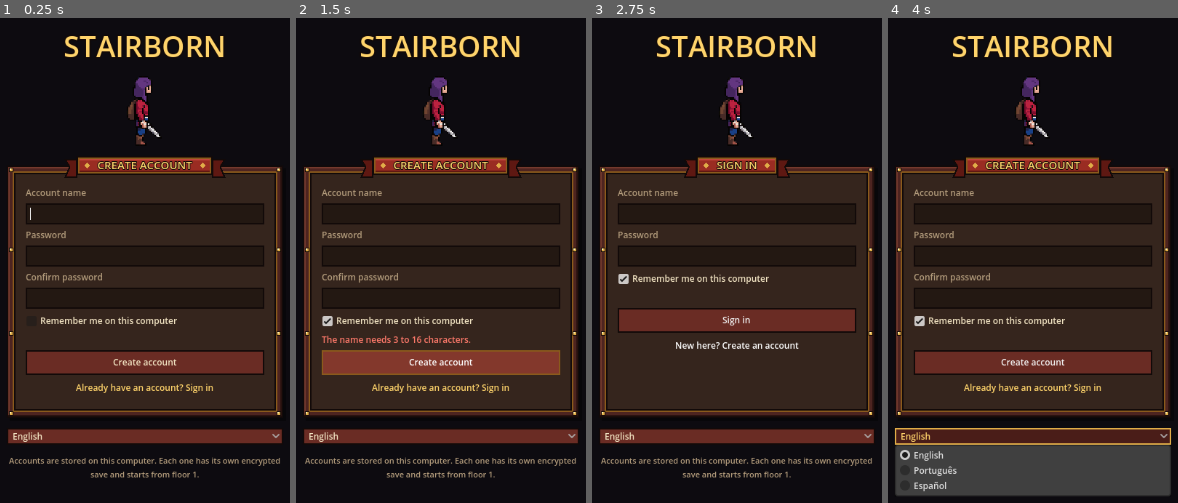
Above: before the commit, frames 1-4 (left to right).
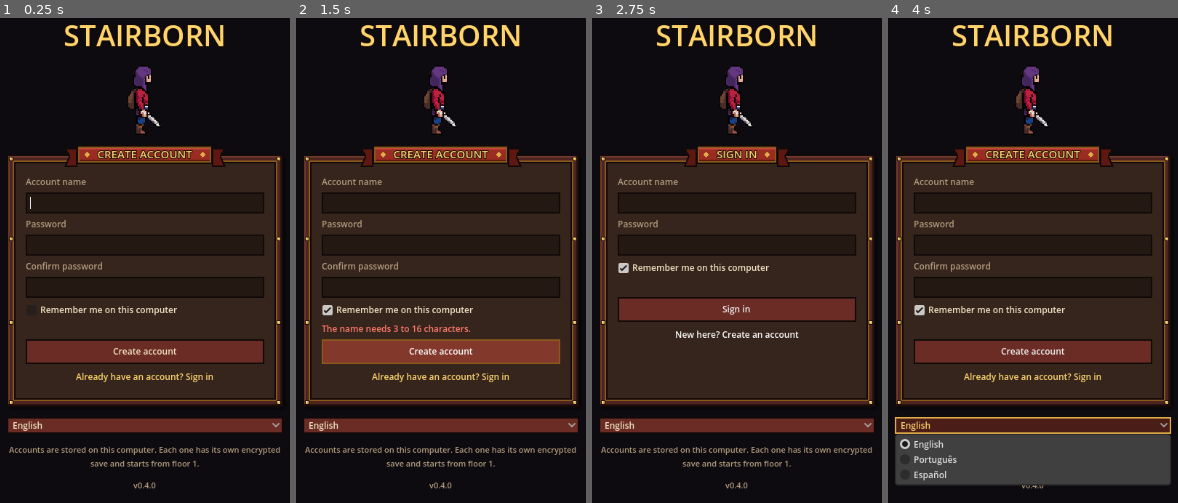
Above: after the commit, the same moments.

Repository: B4dCtrl/NEAT
Game: Godot game, scene res://scenes/main.tscn
The game is run twice, just before and just after one commit, with the same random seed, the same clock (stepped at 60 frames per second) and the same inputs.
Inputs:
- Up to frame 1 (0.25 s): no input
- Up to frame 2 (1.5 s): click "Remember me on this computer" at 0.5 s; click "Create account" at 1.25 s
- Up to frame 3 (2.75 s): click "Already have an account? Sign…" at 2 s
- Up to frame 4 (4 s): click "New here? Create an account" at 2.75 s; click "English" at 3.5 s

The runs differ from the first frame. In frame 1, 23% of the frame differs, in the area x 2-98%, y 1-98%; in frame 2, 24%; in frame 3, 22%; in frame 4, 25%, in the area x 2-98%, y 1-99%.

Commit message:
Faster early game, Steam identity and launch checklist
- Walk time eases from 6s per floor to the full 22s by floor 60, so the
  first two hours (the Steam refund window) show the whole loop; the
  balance report now samples the first minutes and equips gear like a
  player would
- On Steam the Steam account is the identity (no password screen); typed
  names can never collide with it; same Steam id gives the same save key
  on every PC for Steam Cloud
- docs/STEAM_LAUNCH.md: store rules, capsule sizes, done vs blocked, the
  decisions that belong to the owner
- Version 0.4.0, shown on the login screen

Co-Authored-By: Claude Sonnet 5.5 <noreply@anthropic.com>
Claude-Session: https://claude.ai/code/session_011tL4kMuabpwphMLcc2tf4B

Diff:
--- a/infinite_tower/core/accounts.gd
+++ b/infinite_tower/core/accounts.gd
@@ -107,7 +107,7 @@
 ## True when the password matches.
 static func verify(user: String, password: String) -> bool:
 	var rec: Dictionary = _load()["users"].get(normalize(user), {})
-	if rec.is_empty():
+	if rec.is_empty() or rec.has("external"):
 		return false
 	return _derive(password, rec["salt"]) == rec["hash"]
 
@@ -158,6 +158,38 @@
 	if r.has("user") and r.has("key") and exists(r["user"]):
 		return r
 	return {}
+
+
+# ------------------------------------------------------------------ external (Steam)
+
+## Identity handed over by a store (Steam). No password: the store already
+## logged the player in. The registry key starts with "@", which a typed
+## account name can never contain, so a local account cannot impersonate it.
+static func external_key(provider: String, ext_id: String) -> String:
+	return "@%s:%s" % [provider, ext_id]
+
+
+## Creates the external account on first use. Returns its registry key.
+static func external_login(provider: String, ext_id: String, display: String) -> String:
+	var reg := _load()
+	var key := external_key(provider, ext_id)
+	if not reg["users"].has(key):
+		DirAccess.make_dir_recursive_absolute(SAVE_DIR)
+		reg["users"][key] = {
+			"display": display, "external": provider,
+			"file": "%s/%s_%s.dat" % [SAVE_DIR, provider, ext_id],
+			"created": int(Time.get_unix_time_from_system()),
+		}
+	else:
+		reg["users"][key]["display"] = display
+	_store(reg)
+	return key
+
+
+## The same Steam account gets the same save key on every PC (Steam Cloud
+## carries the save file), so the key derives from the id alone.
+static func external_save_key(provider: String, ext_id: String) -> String:
+	return _derive("%s:%s" % [provider, ext_id], "stairborn-external-v1", 64)
 
 
 ## Deletes an account and its save (used by tests and "delete account").
--- a/infinite_tower/core/expedition.gd
+++ b/infinite_tower/core/expedition.gd
@@ -97,9 +97,20 @@
 	phase_total = maxf(duration, 0.001)
 
 
+## Seconds to climb one floor. The first floors fly by (so the first hour is
+## rewarding) and ease into the full pace of `travel_time` by `travel_ramp_floors`.
+static func walk_time(floor_num: int) -> float:
+	var bal := DataDB.balance()
+	var full := float(bal["travel_time"])
+	var start := float(bal.get("travel_time_start", full))
+	var ramp := maxf(1.0, float(bal.get("travel_ramp_floors", 1)))
+	var k := clampf(float(floor_num) / ramp, 0.0, 1.0)
+	return lerpf(start, full, k * k * (3.0 - 2.0 * k))
+
+
 func _begin_walk() -> void:
 	var mods := StatCalc.party_mods(state)
-	var travel := float(DataDB.balance()["travel_time"]) / (1.0 + float(mods.get("move_speed_pct", 0.0)))
+	var travel := walk_time(int(state["floor"])) / (1.0 + float(mods.get("move_speed_pct", 0.0)))
 	combat = null
 	_set_phase("walk", travel)
 
--- a/infinite_tower/core/game.gd
+++ b/infinite_tower/core/game.gd
@@ -63,10 +63,25 @@
 	party_changed.connect(func(): _danger_dirty = true)
 	inventory_changed.connect(func(): _danger_dirty = true)
 	PlatformServices.init()
-	# "Remember me": log straight in, like a saved Steam login.
+	# On Steam the Steam login IS the account; otherwise "remember me" logs in
+	# straight away, like a saved Steam login.
+	var steam := PlatformServices.steam_user()
+	if not steam.is_empty():
+		sign_in_steam()
+		return
 	var r := Accounts.remembered()
 	if not r.is_empty():
 		_open_account(r["user"], r["key"])
+
+
+## Logs in with the Steam account running the game (no password screen).
+func sign_in_steam() -> bool:
+	var steam := PlatformServices.steam_user()
+	if steam.is_empty():
+		return false
+	var key := Accounts.external_login("steam", steam["id"], steam["name"])
+	_open_account(key, Accounts.external_save_key("steam", steam["id"]))
+	return true
 
 
 # ------------------------------------------------------------------ accounts
--- a/infinite_tower/core/platform_services.gd
+++ b/infinite_tower/core/platform_services.gd
@@ -26,6 +26,23 @@
 
 static func is_available() -> bool:
 	return _steam != null
+
+
+## Set by tests to pretend a Steam user is logged in.
+static var _fake_user := {}
+
+
+## The Steam account running the game: {id, name}, or {} outside Steam.
+## On Steam this replaces the local login screen: the Steam login is the identity.
+static func steam_user() -> Dictionary:
+	if not _fake_user.is_empty():
+		return _fake_user
+	if _steam == null:
+		return {}
+	var id := str(_steam.call("getSteamID"))
+	if id == "" or id == "0":
+		return {}
+	return {"id": id, "name": str(_steam.call("getPersonaName"))}
 
 
 # ------------------------------------------------------------------ Steam Inventory / Market
--- a/infinite_tower/data/floor_rules.json
+++ b/infinite_tower/data/floor_rules.json
@@ -203,6 +203,8 @@
 	"balance": {
 		"tick": 0.1,
 		"travel_time": 22.0,
+		"travel_time_start": 6.0,
+		"travel_ramp_floors": 60,
 		"boss_intro_time": 1.6,
 		"event_pause": 1.2,
 		"chest_pause": 1.6,
--- a/infinite_tower/project.godot
+++ b/infinite_tower/project.godot
@@ -12,7 +12,7 @@
 
 config/name="STAIRBORN"
 config/description="The Infinite Tower — your heroes climb while you work."
-config/version="0.1.0"
+config/version="0.4.0"
 run/main_scene="res://scenes/main.tscn"
 config/features=PackedStringArray("4.3", "GL Compatibility")
 boot_splash/show_image=false
--- a/infinite_tower/scenes/ui/login_view.gd
+++ b/infinite_tower/scenes/ui/login_view.gd
@@ -123,6 +123,9 @@
 	note.horizontal_alignment = HORIZONTAL_ALIGNMENT_CENTER
 	_note = note
 	col.add_child(note)
+	var ver := Ornate.small_label("v" + str(ProjectSettings.get_setting("application/config/version", "")), Ornate.TEXT_DIM, 11)
+	ver.horizontal_alignment = HORIZONTAL_ALIGNMENT_CENTER
+	col.add_child(ver)
 	_set_creating(Accounts.last_user() == "")
 
 
--- a/infinite_tower/scenes/ui/tabs/settings_tab.gd
+++ b/infinite_tower/scenes/ui/tabs/settings_tab.gd
@@ -4,6 +4,7 @@
 const SaveSystem = preload("res://core/save_system.gd")
 const StoryText = preload("res://scenes/ui/story_text.gd")
 const Accounts = preload("res://core/accounts.gd")
+const PlatformServices = preload("res://core/platform_services.gd")
 const Loc = preload("res://core/loc.gd")
 
 ## Single-column layout for the narrow menu panel.
@@ -92,6 +93,8 @@
 	logout.focus_mode = Control.FOCUS_NONE
 	logout.tooltip_text = "Saves and returns to the login screen (another player can sign in)"
 	logout.pressed.connect(func(): Game.logout())
+	# On Steam the Steam login is the account: there is nothing to log out of.
+	logout.visible = PlatformServices.steam_user().is_empty()
 	grid.add_child(logout)
 
 	_section(grid, "Save")
--- a/infinite_tower/tests/run_tests.gd
+++ b/infinite_tower/tests/run_tests.gd
@@ -406,6 +406,25 @@
 	Accounts.delete_account(a)
 	Accounts.delete_account(b)
 	check(not Accounts.exists(a), "account deleted")
+	# Steam identity: no password, and a typed name can never impersonate it.
+	var Platform = load("res://core/platform_services.gd")
+	check(Platform.steam_user().is_empty(), "no Steam user outside Steam")
+	Platform._fake_user = {"id": "76561190000000001", "name": "SteamPlayer"}
+	var su: Dictionary = Platform.steam_user()
+	var skey: String = Accounts.external_login("steam", su["id"], su["name"])
+	check(skey.begins_with("@steam:") and Accounts.exists(skey), "steam account created on first launch")
+	check(Accounts.check_name(skey) != "", "a typed name cannot be a steam key")
+	check(not Accounts.verify(skey, ""), "steam accounts have no password login")
+	var k1: String = Accounts.external_save_key("steam", su["id"])
+	check(k1 == Accounts.external_save_key("steam", su["id"]) and k1 != Accounts.external_save_key("steam", "76561190000000002"), "same Steam id, same save key on every PC")
+	var steam_state := GameState.new_game(3)
+	steam_state["floor"] = 17
+	check(SaveSystem.save_game(steam_state, Accounts.save_path(skey), k1), "steam save written")
+	check(int(SaveSystem.load_game(Accounts.save_path(skey), k1)["floor"]) == 17, "steam save loads")
+	Accounts.delete_account(skey)
+	Platform._fake_user = {}
+	check(Expedition.walk_time(1) < Expedition.walk_time(30) and Expedition.walk_time(30) < Expedition.walk_time(60), "the first floors are quicker")
+	check(is_equal_approx(Expedition.walk_time(500), float(DataDB.balance()["travel_time"])), "late floors use the full pace")
 
 
 func test_quests_and_languages() -> void:
@@ -457,17 +476,28 @@
 	var sim := Expedition.new(state)
 	sim.record_combat_events = false
 	var t0 := Time.get_ticks_msec()
-	for half_hour in 16:
-		for i in 1800:
+	# Checkpoints in minutes: dense at the start (the Steam refund window is 2 h).
+	var checkpoints := [5, 10, 20, 30, 45, 60, 90, 120, 180, 240, 300, 360, 420, 480]
+	var elapsed := 0
+	for minute in checkpoints:
+		var seconds: int = (minute - elapsed) * 60
+		elapsed = minute
+		for i in seconds:
 			sim.advance(1.0)
 			sim.events.clear()
 			# A light-touch player: recruits a hero whenever the gold allows.
 			if i % 30 == 0 and state["heroes"].size() < 3 and Heroes.can_mint(state):
 				Heroes.mint(state)
+			# ... and equips the best item for each hero every 5 minutes (gear is manual now).
+			if i % 300 == 299:
+				for item in state["inventory"].duplicate():
+					var idx := Inventory.best_hero_for(state, item)
+					if idx >= 0:
+						Inventory.equip(state, idx, item)
 		var h: Array = state["heroes"]
 		var mods := StatCalc.party_mods(state)
-		print("t=%4.1fh floor %4d max %4d | party %d lvl %d | gold %.0f | train %d | falls %d | power %.0f" % [
-			(half_hour + 1) * 0.5, state["floor"], state["max_floor"], h.size(), h[0]["level"],
+		print("t=%4dm floor %4d max %4d | party %d lvl %d | gold %.0f | train %d | falls %d | power %.0f" % [
+			minute, state["floor"], state["max_floor"], h.size(), h[0]["level"],
 			state["gold"], state["training"]["attack"], state["stats"]["fall_backs"],
 			StatCalc.power_rating(StatCalc.hero_stats(state, h[0], mods))])
 	print("souls available: %d  (%d ms)" % [Progression.souls_for_ascension(state), Time.get_ticks_msec() - t0])
Not shown, changed: infinite_tower/README.md
Not shown, added: infinite_tower/docs/STEAM_LAUNCH.md
